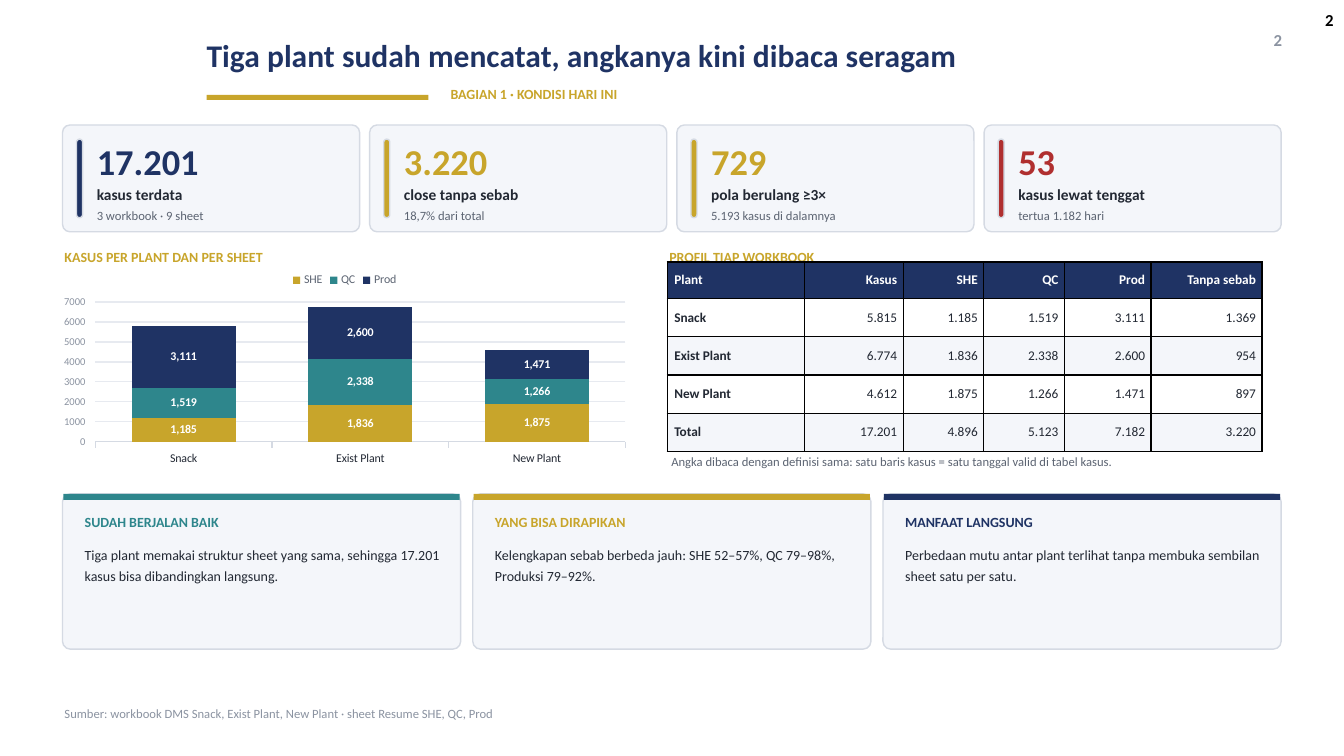
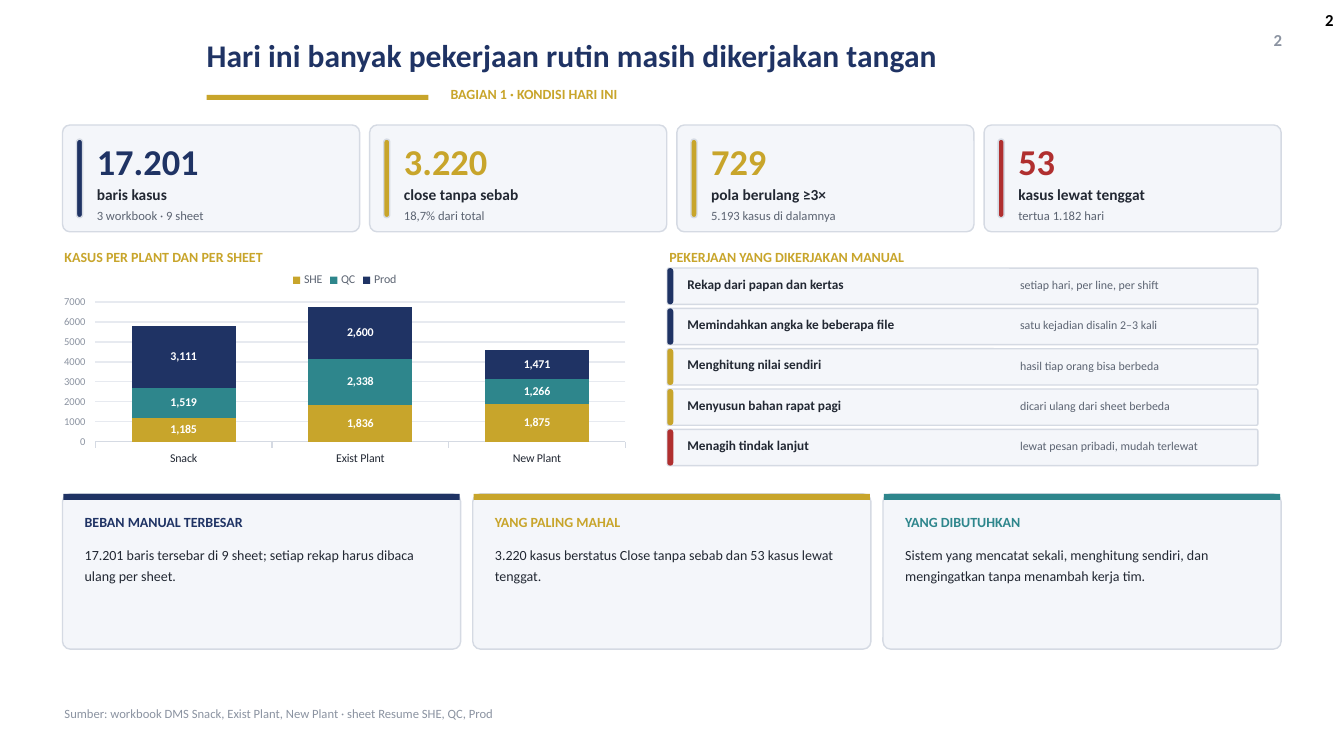
Before and after one commit to GalaxyDust/DailyMonitoringSystem_App, a slide deck: slide 2 of docs/DMS_Digitalisasi_v1.pptx. Drawn at 1344x756 pixels with LibreOffice and Linux fonts; fonts in the diff are those of the drawing; background and template pictures are left out. Boxes give left, top, right and bottom in pixels: in the first picture for what was removed or moved away, otherwise in the second. Text is boxed around its words. In the diff, an @@ line names an element or a change of style, - is before the commit and + after.

Commit message:
docs(ppt): geser fokus deck dari rumus ke peran sistem menggantikan pekerjaan manual

```diff
--- a/docs/DMS_Digitalisasi_v1.pptx
+++ b/docs/DMS_Digitalisasi_v1.pptx
@@ title at (207, 45, 936, 73): text changed @@
-Tiga plant sudah mencatat, angkanya kini dibaca seragam
+Hari ini banyak pekerjaan rutin masih dikerjakan tangan
@@ text at (97, 189, 167, 200): text changed @@
-kasus terdata
+baris kasus
@@ table removed at (667, 262, 1262, 452), 5 rows, 6 columns @@
-Plant | Kasus | SHE | QC | Prod | Tanpa sebab
-Snack | 5.815 | 1.185 | 1.519 | 3.111 | 1.369
-Exist Plant | 6.774 | 1.836 | 2.338 | 2.600 | 954
-New Plant | 4.612 | 1.875 | 1.266 | 1.471 | 897
-Total | 17.201 | 4.896 | 5.123 | 7.182 | 3.220
@@ rounded rectangle added at (667, 268, 1258, 304), fill #F4F6FA, outline #D5DAE3 1 pt @@
@@ rounded rectangle added at (667, 268, 674, 304), fill #1F3364 @@
@@ text at (669, 253, 904, 262): text changed @@
-PROFIL TIAP WORKBOOK
+PEKERJAAN YANG DIKERJAKAN MANUAL
@@ text added at (687, 279, 844, 291), 9.5 pt, text #222833, bold @@
+Rekap dari papan dan kertas
@@ text added at (1020, 281, 1159, 291), 8.5 pt, text #5C6472 @@
+setiap hari, per line, per shift
@@ rounded rectangle added at (667, 309, 1258, 345), fill #F4F6FA, outline #D5DAE3 1 pt @@
@@ rounded rectangle added at (667, 309, 674, 345), fill #1F3364 @@
@@ text added at (687, 319, 894, 331), 9.5 pt, text #222833, bold @@
+Memindahkan angka ke beberapa file
@@ text added at (1020, 321, 1157, 331), 8.5 pt, text #5C6472 @@
+satu kejadian disalin 2–3 kali
@@ rounded rectangle added at (667, 349, 1258, 385), fill #F4F6FA, outline #D5DAE3 1 pt @@
@@ rounded rectangle added at (667, 349, 674, 385), fill #C8A52B @@
@@ text added at (687, 359, 821, 372), 9.5 pt, text #222833, bold @@
+Menghitung nilai sendiri
@@ rounded rectangle added at (667, 389, 1258, 425), fill #F4F6FA, outline #D5DAE3 1 pt @@
@@ rounded rectangle added at (667, 389, 674, 425), fill #C8A52B @@
@@ text added at (1020, 362, 1160, 372), 8.5 pt, text #5C6472 @@
+hasil tiap orang bisa berbeda
@@ text added at (687, 400, 841, 413), 9.5 pt, text #222833, bold @@
+Menyusun bahan rapat pagi
@@ text added at (1020, 402, 1170, 412), 8.5 pt, text #5C6472 @@
+dicari ulang dari sheet berbeda
@@ rounded rectangle added at (667, 430, 1258, 466), fill #F4F6FA, outline #D5DAE3 1 pt @@
@@ rounded rectangle added at (667, 430, 674, 466), fill #B02F2F @@
@@ text added at (687, 440, 809, 453), 9.5 pt, text #222833, bold @@
+Menagih tindak lanjut
@@ text added at (1020, 442, 1198, 452), 8.5 pt, text #5C6472 @@
+lewat pesan pribadi, mudah terlewat
@@ text removed at (671, 457, 1112, 468) @@
-Angka dibaca dengan definisi sama: satu baris kasus = satu tanggal valid di tabel kasus.
@@ rectangle at (64, 494, 460, 500): fill #2E868C to #1F3364 @@
@@ rectangle at (884, 494, 1280, 500): fill #1F3364 to #2E868C @@
@@ text at (85, 518, 243, 527): text changed; text colour #2E868C to #1F3364 @@
-SUDAH BERJALAN BAIK
+BEBAN MANUAL TERBESAR
@@ text at (495, 518, 620, 527): text changed @@
-YANG BISA DIRAPIKAN
+YANG PALING MAHAL
@@ text at (905, 518, 1021, 527): text changed; text colour #1F3364 to #2E868C @@
-MANFAAT LANGSUNG
+YANG DIBUTUHKAN
@@ text at (85, 550, 414, 584): text changed @@
-Tiga plant memakai struktur sheet yang sama, sehingga 17.201 kasus bisa dibandingkan langsung.
+17.201 baris tersebar di 9 sheet; setiap rekap harus dibaca ulang per sheet.
@@ text at (495, 550, 833, 584): text changed @@
-Kelengkapan sebab berbeda jauh: SHE 52–57%, QC 79–98%, Produksi 79–92%.
+3.220 kasus berstatus Close tanpa sebab dan 53 kasus lewat tenggat.
@@ text at (905, 550, 1208, 584): text changed @@
-Perbedaan mutu antar plant terlihat tanpa membuka sembilan sheet satu per satu.
+Sistem yang mencatat sekali, menghitung sendiri, dan mengingatkan tanpa menambah kerja tim.
```
Also in this commit, not shown: 10 other slides changed, 2 slides added, 2 slides removed, 1 other file.
